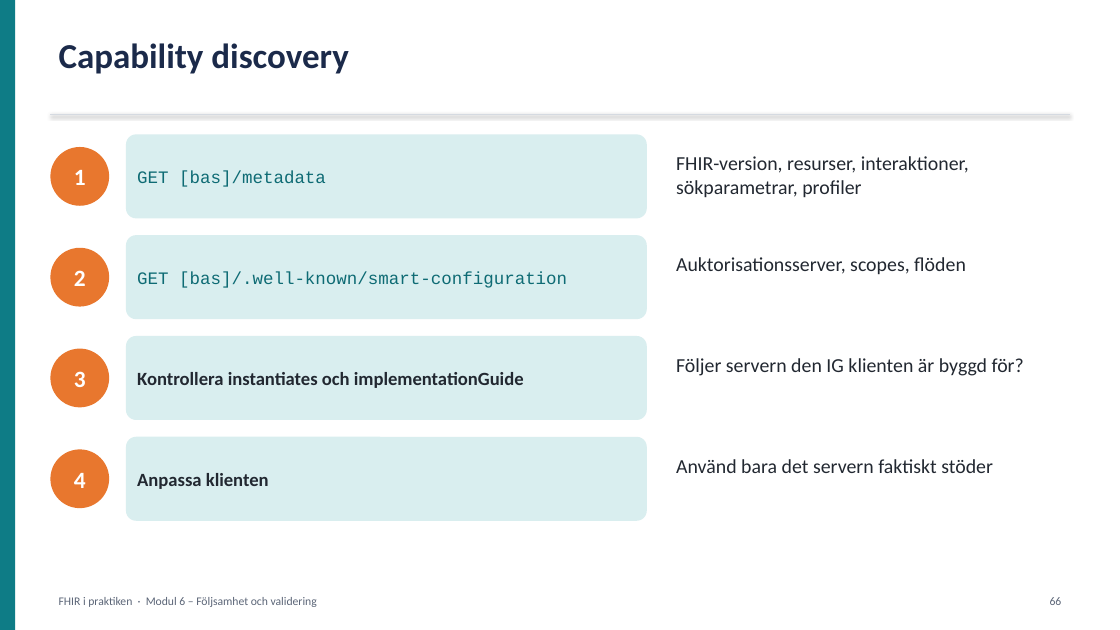
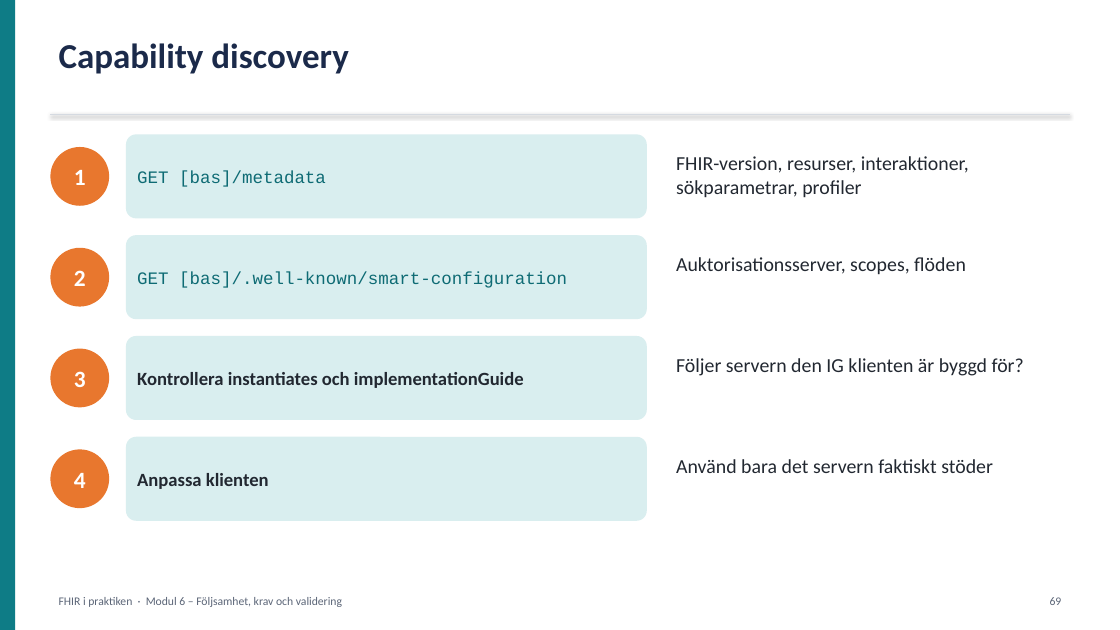
Before and after one commit to oskthu2/fhireducation, a slide deck: slide 69 of presentation/FHIR-utbildning.pptx (slide 66 before the commit). Drawn at 1120x630 pixels with LibreOffice and Linux fonts; fonts in the diff are those of the drawing. Boxes give left, top, right and bottom in pixels: in the first picture for what was removed or moved away, otherwise in the second. Text is boxed around its words. In the diff, an @@ line names an element or a change of style, - is before the commit and + after.

```diff
--- a/presentation/FHIR-utbildning.pptx
+++ b/presentation/FHIR-utbildning.pptx
@@ text at [59, 597, 342, 607]: text changed @@
-FHIR i praktiken · Modul 6 – Följsamhet och validering
+FHIR i praktiken · Modul 6 – Följsamhet, krav och validering
@@ text at [1050, 597, 1062, 605]: text changed @@
-66
+69
```
Also in this commit, not shown: 49 other slides changed, 6 slides added, 12 other files.
